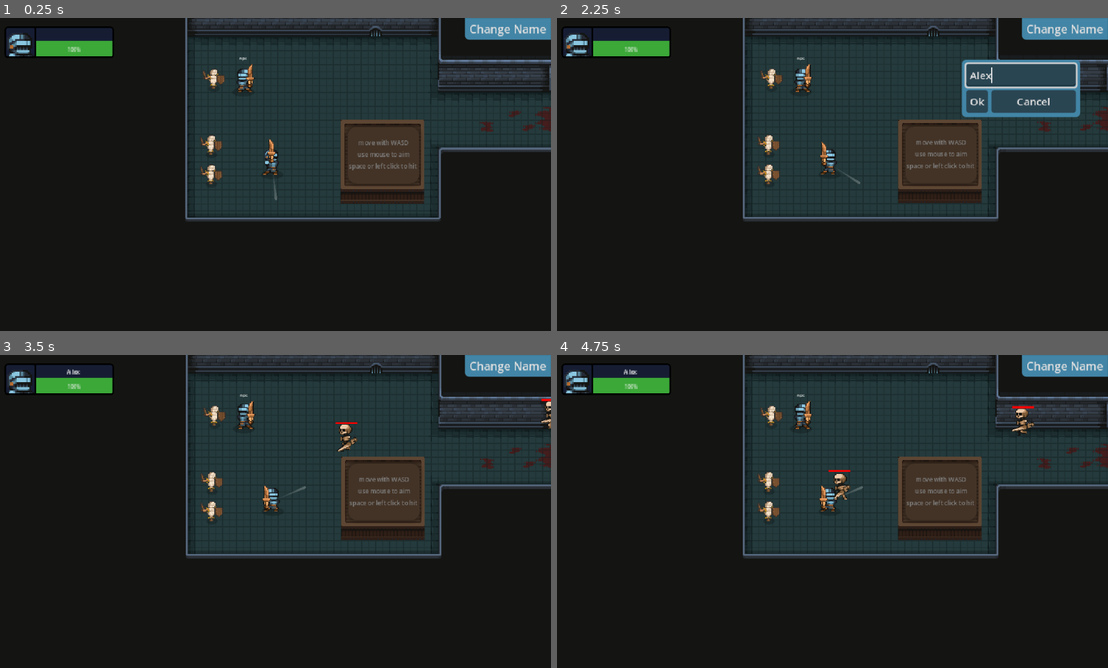
Above: before the commit, frames 1-4 (two rows, left to right).
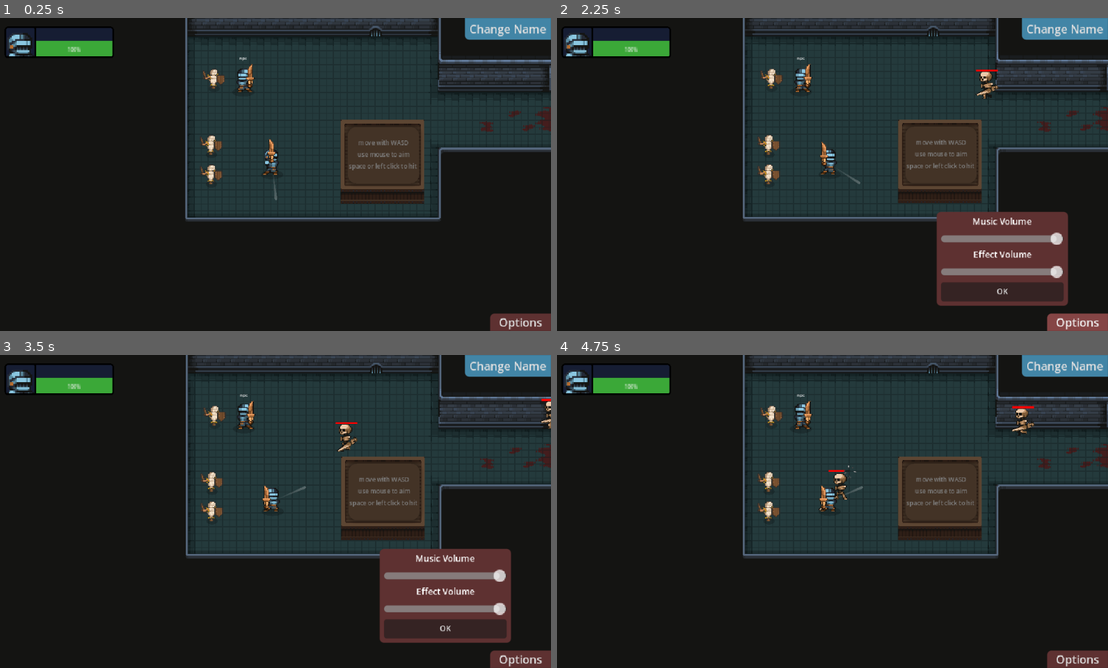
Above: after the commit, the same moments.

Repository: lusc8520/webrtc_poc
Game: Godot game, scene res://root.tscn
The game is run twice, just before and just after one commit, with the same random seed, the same clock (stepped at 60 frames per second) and the same inputs.
Inputs (mouse positions are in pixels of both pictures, inside the frame that each line leads up to):
- Up to frame 1 (0.25 s): no input
- Up to frame 2 (2.25 s): click "Change Name" at 0.5 s; click (1019, 74) at 1.27 s; type "Alex" at 1.35 s; click (1074, 321) at 2 s, where only the run after the commit has a clickable "Options"
- Up to frame 3 (3.5 s): click (418, 439) at 2.75 s, where only the run before the commit has a clickable "Ok"
- Up to frame 4 (4.75 s): click "Change Name" (after the commit: "OK") at 3.5 s; click (975, 439) at 4.25 s, where only the run before the commit has a clickable "Ok"

The runs differ from the first frame. In frame 1, 0.6% of the frame differs, in the area x 88-100%, y 94-100%; in frame 2, 11%, in the area x 68-100%, y 13-100%; in frame 3, 7.8%; in frame 4, 0.7%.

Commit message:
Add more sounds and sound options

Diff:
--- a/godot_client/code/AudioHandler.gd
+++ b/godot_client/code/AudioHandler.gd
@@ -4,6 +4,17 @@
 static var instance : AudioHandler
 
 var musicPlayer: AudioStreamPlayer
+
+var musicScale := 1.0:
+	set(newScale):
+		newScale = clampf(newScale, 0, 1)
+		musicScale = newScale
+		musicPlayer.volume_db = remap(newScale, 0, 1, -60, -25)
+
+var soundEffectScale := 1.0:
+	set(newScale):
+		soundEffectScale = clampf(newScale, 0, 1)
+
 
 @export var defaultMusic: AudioStream
 
@@ -23,6 +34,7 @@
 		player.volume_db = volume
 	else:
 		player.volume_db = -15
+	player.volume_db = remap(soundEffectScale, 0, 1, -60, player.volume_db)
 	player.global_position = globalPos
 	player.finished.connect(player.queue_free)
 	add_child(player)
--- /dev/null
+++ b/godot_client/code/AudioOptions.gd
@@ -0,0 +1,37 @@
+class_name AudioOptions
+extends Button
+
+@export var container: Control
+@export var nameChange: Control
+@export var okButton: Button
+
+@export var musicSlider: HSlider
+@export var soundEffectSlider: HSlider
+
+func _ready() -> void:
+	var audioHandler := AudioHandler.instance
+	var inputHandler := InputHandler.instance
+	mouse_entered.connect(func () -> void:
+		inputHandler.handleClick = false
+		)
+	mouse_exited.connect(func () -> void:
+		inputHandler.handleClick = true
+		)
+	pressed.connect(func () -> void:
+		var vis := !container.visible
+		container.visible = vis
+		if (vis):
+			inputHandler.player.inputDir = Vector2.ZERO
+			nameChange.visible = false
+		inputHandler.handleInput = !vis
+		)
+	musicSlider.value_changed.connect(func (val: float) -> void:
+		audioHandler.musicScale = val
+		)
+	soundEffectSlider.value_changed.connect(func (val: float) -> void:
+		audioHandler.soundEffectScale = val
+		)
+	okButton.pressed.connect(func() -> void:
+		inputHandler.handleInput = true
+		container.visible = false
+		)
--- a/godot_client/code/NameChanger.gd
+++ b/godot_client/code/NameChanger.gd
@@ -7,6 +7,7 @@
 @export var okButton: Button
 @export var cancelButton : Button
 @export var portraitLabel: Label
+@export var audioOptions: Control
 
 static var instance: NameChanger
 
@@ -34,6 +35,7 @@
 		var vis := !lineEditContainer.visible
 		lineEditContainer.visible = vis
 		if (vis):
+			audioOptions.visible = false
 			lineEdit.grab_focus()
 			inputHandler.player.inputDir = Vector2.ZERO
 		inputHandler.handleInput = !vis
--- a/godot_client/code/Player.gd
+++ b/godot_client/code/Player.gd
@@ -12,6 +12,7 @@
 @export var handWrapper: Node2D
 @export var handController: Node2D
 @export var swordSound: AudioStream
+@export var hurtSound: AudioStream
 @export var soundPosition: Node2D
 @export var hitbox: Hitbox
 @export var nameLabel: Label
@@ -57,6 +58,9 @@
 	setState(MovementState.idleState)
 	hitbox.area_entered.connect(func (hurtbox: Hurtbox) -> void:
 		ParticleHandler.instance.spawnParticle(hurtbox.global_position)
+		)
+	hurtBox.onHurt.connect( func () -> void:
+		AudioHandler.instance.playAudio(hurtSound, global_position, randf_range(0.75, 1.25))
 		)
 	animSprite.frame_changed.connect(func () -> void: currentState.onAnimationFrameChanged(self, animSprite.frame))
 
--- a/godot_client/code/enemy/enemy_handler.gd
+++ b/godot_client/code/enemy/enemy_handler.gd
@@ -36,7 +36,10 @@
 	var id := count
 	var attackTimer := Timer.new()
 	attackTimer.autostart = true
-	attackTimer.timeout.connect(skeleton.attack)
+	attackTimer.timeout.connect(func () ->void:
+		skeleton.attack()
+		attackTimer.wait_time = randf_range(0.25, 3)
+		)
 	skeleton.add_child(attackTimer)
 	skeleton.target = player
 	skeleton.position = spawnPoint.position
--- a/godot_client/code/enemy/skeleton.gd
+++ b/godot_client/code/enemy/skeleton.gd
@@ -11,6 +11,7 @@
 @export var hpBar: ProgressBar
 @export var hurtBox: Hurtbox
 @export var hitBox: Hitbox
+@export var hurtSound: AudioStream
 
 signal onDie()
 
@@ -41,6 +42,9 @@
 	hitBox.area_entered.connect(func (hurtbox: Hurtbox) -> void:
 		hurtbox.hurt()
 		ParticleHandler.instance.spawnParticle(hurtbox.global_position)
+		)
+	hurtBox.onHurt.connect(func () -> void:
+		AudioHandler.instance.playAudio(hurtSound, global_position, randf_range(0.9, 1.25) )
 		)
 	navUpdateTimer.start()
 	navUpdateTimer.timeout.connect(func () -> void:
--- a/godot_client/root.tscn
+++ b/godot_client/root.tscn
@@ -14,6 +14,7 @@
 [ext_resource type="Script" uid="uid://cjx15lsr4c42v" path="res://code/npc/SomeNpc.gd" id="8_r3r3k"]
 [ext_resource type="Texture2D" uid="uid://ctqicsb7cfdcp" path="res://Pixel Crawler - FREE - 1.8/Heroes/Knight/Idle/Idle-Sheet.png" id="8_sq7yr"]
 [ext_resource type="PackedScene" uid="uid://d5mtqnh31k1h" path="res://scenes/player.tscn" id="9_huihk"]
+[ext_resource type="Script" path="res://code/AudioOptions.gd" id="10_blcw0"]
 [ext_resource type="Script" uid="uid://c17ddpwtfxurx" path="res://code/enemy/enemy_handler.gd" id="10_qwhpj"]
 [ext_resource type="PackedScene" uid="uid://d117fafqqe56s" path="res://scenes/skeleton.tscn" id="11_qt76e"]
 [ext_resource type="Texture2D" uid="uid://dk8t6jrx6357i" path="res://nc.png" id="15_sq7yr"]
@@ -86,6 +87,25 @@
 content_margin_right = 5.0
 content_margin_bottom = 5.0
 bg_color = Color(0.258824, 0.521569, 0.65098, 1)
+corner_radius_top_left = 5
+corner_radius_top_right = 5
+corner_radius_bottom_right = 5
+corner_radius_bottom_left = 5
+
+[sub_resource type="StyleBoxFlat" id="StyleBoxFlat_po8fv"]
+bg_color = Color(0.52, 0.2704, 0.2704, 1)
+corner_radius_top_left = 5
+
+[sub_resource type="StyleBoxFlat" id="StyleBoxFlat_vte5o"]
+bg_color = Color(0.37, 0.1924, 0.1924, 1)
+corner_radius_top_left = 5
+
+[sub_resource type="StyleBoxFlat" id="StyleBoxFlat_ub8w1"]
+content_margin_left = 5.0
+content_margin_top = 5.0
+content_margin_right = 5.0
+content_margin_bottom = 5.0
+bg_color = Color(0.368627, 0.192157, 0.192157, 1)
 corner_radius_top_left = 5
 corner_radius_top_right = 5
 corner_radius_bottom_right = 5
@@ -445,7 +465,9 @@
 player = NodePath("../World/Player")
 aimLine = NodePath("../World/Player/Weapon Origin/Aim Controller/AimLine")
 
-[node name="NameChanger" type="CanvasLayer" parent="." node_paths=PackedStringArray("button", "lineEdit", "lineEditContainer", "okButton", "cancelButton", "portraitLabel")]
+[node name="AudioStreamPlayer2D" type="AudioStreamPlayer2D" parent="InputHandler"]
+
+[node name="NameChanger" type="CanvasLayer" parent="." node_paths=PackedStringArray("button", "lineEdit", "lineEditContainer", "okButton", "cancelButton", "portraitLabel", "audioOptions")]
 script = ExtResource("2_qw60f")
 button = NodePath("Button")
 lineEdit = NodePath("Panel/VBoxContainer/LineEdit")
@@ -453,6 +475,9 @@
 okButton = NodePath("Panel/VBoxContainer/HBoxContainer/OkButton")
 cancelButton = NodePath("Panel/VBoxContainer/HBoxContainer/CancelButton")
 portraitLabel = NodePath("Portrait/Panel2/Label")
+audioOptions = NodePath("Button2/PanelContainer")
+
+[node name="AudioOptions" type="Node2D" parent="NameChanger"]
 
 [node name="Portrait" type="Node2D" parent="NameChanger" node_paths=PackedStringArray("hpBar")]
 position = Vector2(30, 28)
@@ -572,6 +597,71 @@
 theme_override_font_sizes/font_size = 12
 text = "Cancel"
 
+[node name="Button2" type="Button" parent="NameChanger" node_paths=PackedStringArray("container", "nameChange", "okButton", "musicSlider", "soundEffectSlider")]
+anchors_preset = 3
+anchor_left = 1.0
+anchor_top = 1.0
+anchor_right = 1.0
+anchor_bottom = 1.0
+offset_left = -70.0
+offset_top = -20.0
+grow_horizontal = 0
+grow_vertical = 0
+focus_mode = 0
+theme_override_font_sizes/font_size = 13
+theme_override_styles/hover = SubResource("StyleBoxFlat_po8fv")
+theme_override_styles/pressed = SubResource("StyleBoxFlat_vte5o")
+theme_override_styles/normal = SubResource("StyleBoxFlat_vte5o")
+action_mode = 0
+text = "Options"
+script = ExtResource("10_blcw0")
+container = NodePath("PanelContainer")
+nameChange = NodePath("../Panel")
+okButton = NodePath("PanelContainer/VBoxContainer/Button")
+musicSlider = NodePath("PanelContainer/VBoxContainer/HSlider")
+soundEffectSlider = NodePath("PanelContainer/VBoxContainer/HSlider2")
+
+[node name="PanelContainer" type="PanelContainer" parent="NameChanger/Button2"]
+visible = false
+layout_mode = 0
+offset_left = -127.0
+offset_top = -117.0
+offset_right = 24.0
+offset_bottom = -9.0
+theme_override_styles/panel = SubResource("StyleBoxFlat_ub8w1")
+
+[node name="VBoxContainer" type="VBoxContainer" parent="NameChanger/Button2/PanelContainer"]
+layout_mode = 2
+
+[node name="Label" type="Label" parent="NameChanger/Button2/PanelContainer/VBoxContainer"]
+layout_mode = 2
+theme_override_font_sizes/font_size = 10
+text = "Music Volume"
+horizontal_alignment = 1
+
+[node name="HSlider" type="HSlider" parent="NameChanger/Button2/PanelContainer/VBoxContainer"]
+layout_mode = 2
+max_value = 1.0
+step = 0.1
+value = 1.0
+
+[node name="Label2" type="Label" parent="NameChanger/Button2/PanelContainer/VBoxContainer"]
+layout_mode = 2
+theme_override_font_sizes/font_size = 10
+text = "Effect Volume"
+horizontal_alignment = 1
+
+[node name="HSlider2" type="HSlider" parent="NameChanger/Button2/PanelContainer/VBoxContainer"]
+layout_mode = 2
+max_value = 1.0
+step = 0.1
+value = 1.0
+
+[node name="Button" type="Button" parent="NameChanger/Button2/PanelContainer/VBoxContainer"]
+layout_mode = 2
+theme_override_font_sizes/font_size = 9
+text = "OK"
+
 [node name="RemotePlayerHandler" type="Node" parent="." node_paths=PackedStringArray("world")]
 script = ExtResource("7_gd4vy")
 world = NodePath("../World")
@@ -662,11 +752,11 @@
 [node name="Player" parent="World" instance=ExtResource("9_huihk")]
 position = Vector2(-31, -1)
 
-[node name="AnimatedSprite2D" parent="World/Player" index="3"]
+[node name="AnimatedSprite2D" parent="World/Player" index="2"]
 frame = 0
 frame_progress = 0.0
 
-[node name="LabelPos" parent="World/Player" index="4"]
+[node name="LabelPos" parent="World/Player" index="3"]
 visible = false
 
 [editable path="World/Player"]
--- a/godot_client/scenes/player.tscn
+++ b/godot_client/scenes/player.tscn
@@ -1,9 +1,10 @@
-[gd_scene load_steps=29 format=3 uid="uid://d5mtqnh31k1h"]
+[gd_scene load_steps=30 format=3 uid="uid://d5mtqnh31k1h"]
 
 [ext_resource type="Script" uid="uid://dlhn3vf24gfgp" path="res://code/Player.gd" id="1_ur7pv"]
 [ext_resource type="AudioStream" uid="uid://cb2ixe4ub7b" path="res://assets/sound/unknown/steps.ogg" id="2_y4r1p"]
 [ext_resource type="AudioStream" uid="uid://bktqyfvwtq52e" path="res://assets/sound/melee/animal melee sound.wav" id="3_y4r1p"]
 [ext_resource type="Texture2D" uid="uid://dtgxmui8ft4cu" path="res://assets/textures/circle.png" id="4_3v2ag"]
+[ext_resource type="AudioStream" uid="uid://bpn18g6k6s2rx" path="res://assets/sound/impactPlate_heavy_000.ogg" id="4_d2wvv"]
 [ext_resource type="Texture2D" uid="uid://ctqicsb7cfdcp" path="res://Pixel Crawler - FREE - 1.8/Heroes/Knight/Idle/Idle-Sheet.png" id="5_jej6c"]
 [ext_resource type="Texture2D" uid="uid://bepobcxcgrmov" path="res://Pixel Crawler - FREE - 1.8/Heroes/Knight/Run/Run-Sheet.png" id="6_f1ej7"]
 [ext_resource type="Texture2D" uid="uid://bj4eeq2pj42jw" path="res://Pixel Crawler - FREE - 1.8/Weapons/Wood/Wood.png" id="7_oprun"]
@@ -133,13 +134,12 @@
 handWrapper = NodePath("Weapon Origin/HandWrapper")
 handController = NodePath("Weapon Origin/Hand Origin/RemoteTransform2D")
 swordSound = ExtResource("3_y4r1p")
+hurtSound = ExtResource("4_d2wvv")
 soundPosition = NodePath("Weapon Origin/Hand Origin/SoundPosition")
 hitbox = NodePath("Weapon Origin/Aim Controller/Hitbox")
 nameLabel = NodePath("LabelPos/Label")
 hurtBox = NodePath("Hurtbox")
 hpBar = NodePath("LabelPos/HpBar")
-
-[node name="Node3D" type="Node3D" parent="."]
 
 [node name="CollisionShape2D" type="CollisionShape2D" parent="."]
 position = Vector2(0, -3)
--- a/godot_client/scenes/skeleton.tscn
+++ b/godot_client/scenes/skeleton.tscn
@@ -1,7 +1,8 @@
-[gd_scene load_steps=31 format=3 uid="uid://d117fafqqe56s"]
+[gd_scene load_steps=32 format=3 uid="uid://d117fafqqe56s"]
 
 [ext_resource type="Script" uid="uid://cdumd3ln0370n" path="res://code/enemy/skeleton.gd" id="1_w4hcs"]
 [ext_resource type="Texture2D" uid="uid://b134ro56uyshe" path="res://Pixel Crawler - FREE - 1.8/Enemy/Skeleton Crew/Skeleton - Base/Death/Death-Sheet.png" id="2_haw2w"]
+[ext_resource type="AudioStream" uid="uid://ckcfmsj82oexb" path="res://assets/sound/step-skeleton-47785.mp3" id="2_i0f3v"]
 [ext_resource type="Texture2D" uid="uid://c8565x5mmvw5w" path="res://Pixel Crawler - FREE - 1.8/Enemy/Skeleton Crew/Skeleton - Base/Idle/Idle-Sheet.png" id="3_i0f3v"]
 [ext_resource type="Texture2D" uid="uid://biieoqc7e1gbs" path="res://Pixel Crawler - FREE - 1.8/Enemy/Skeleton Crew/Skeleton - Base/Run/Run-Sheet.png" id="4_xrus2"]
 [ext_resource type="Texture2D" uid="uid://ce8n8s7pvmtiv" path="res://Pixel Crawler - FREE - 1.8/Weapons/Bone/Bone.png" id="5_7e1v2"]
@@ -176,6 +177,7 @@
 hpBar = NodePath("Hp Bar Pos/ProgressBar")
 hurtBox = NodePath("Hurtbox")
 hitBox = NodePath("Weapon Origin/AimController/Hitbox")
+hurtSound = ExtResource("2_i0f3v")
 
 [node name="NavigationAgent2D" type="NavigationAgent2D" parent="."]
 target_desired_distance = 20.0
Not shown, added: godot_client/assets/sound/impactPlate_heavy_000.ogg.import
Not shown, added: godot_client/assets/sound/step-skeleton-47785.mp3.import
Not shown: 1 places in godot_client/root.tscn that only renumber resources
Not shown, added: godot_client/assets/sound/impactPlate_heavy_000.ogg
Not shown, added: godot_client/assets/sound/step-skeleton-47785.mp3
